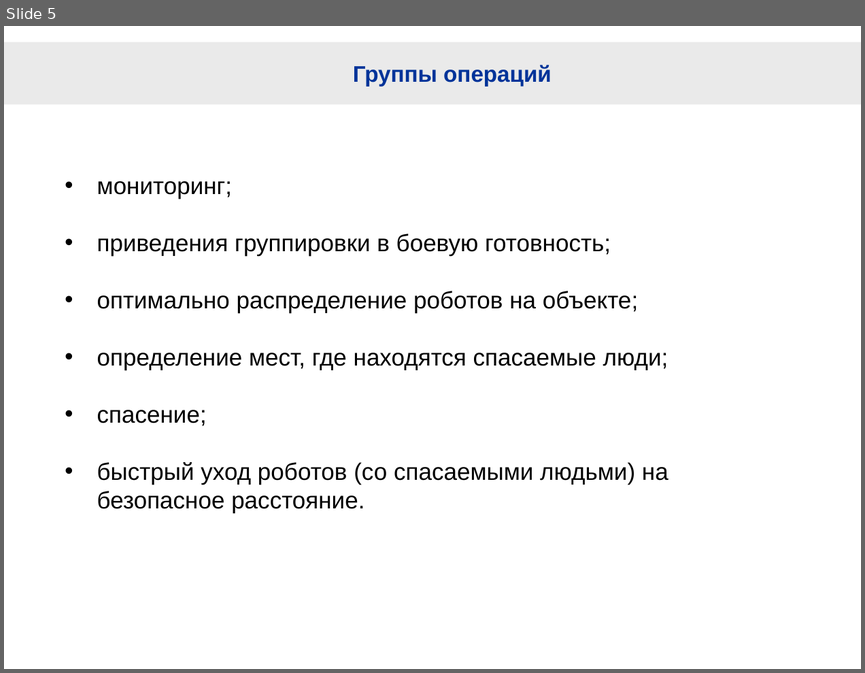
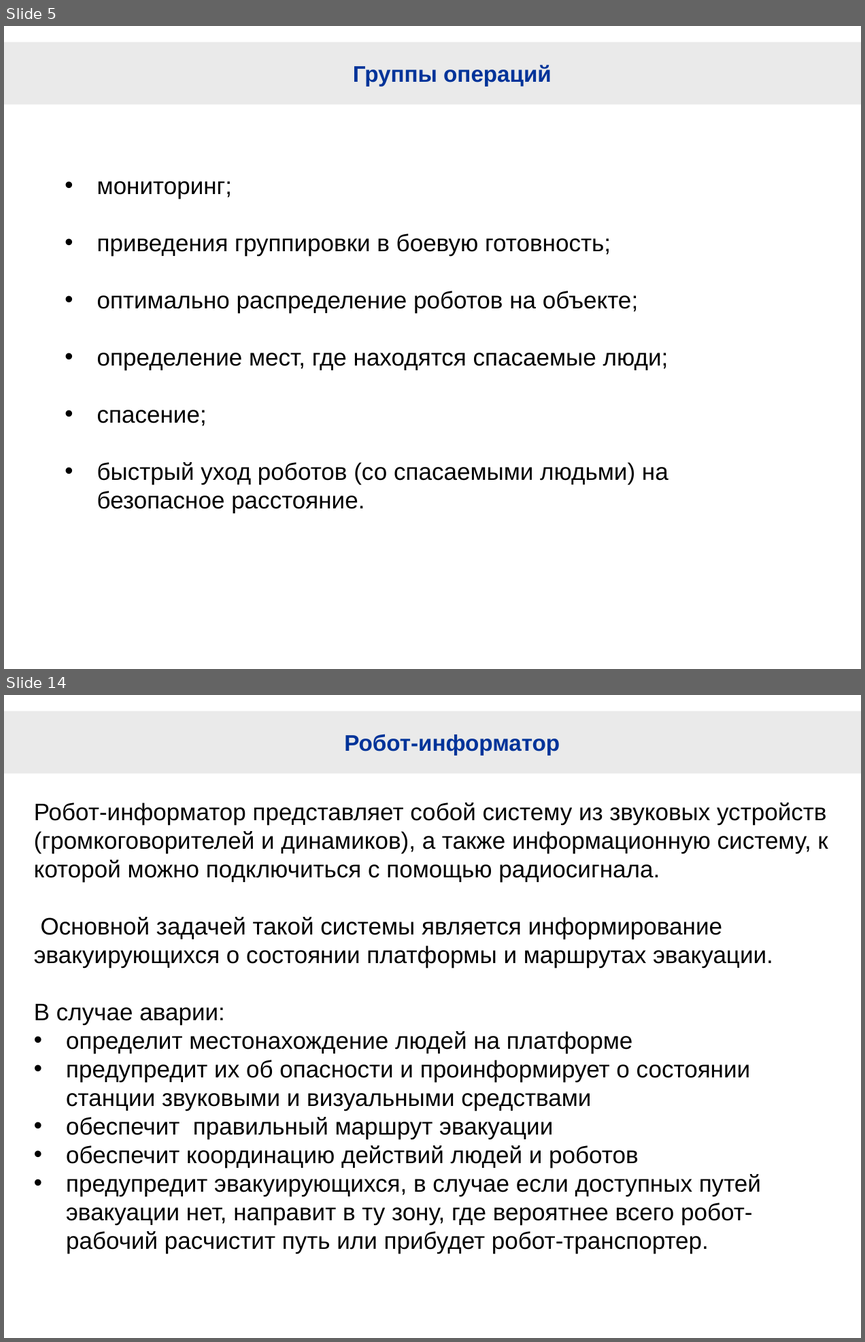
Before and after one commit to hellraptor/RescueRobots, a slide deck: RescueRobotsForNN.pptx. Shown one above the other, each under a label of ours: slide 5 before the commit, slides 5 and 14 after it; the slides between them are not shown. The pictures are 865x673 and 865x1342 pixels, drawn with LibreOffice and Linux fonts; fonts in the diff are those of the drawing; background and template pictures are left out. Boxes give left, top, right and bottom in pixels: in the first picture for what was removed or moved away, otherwise in the second. Text is boxed around its words. In the diff, an @@ line names an element or a change of style, - is before the commit and + after.

```diff
--- a/RescueRobotsForNN.pptx
+++ b/RescueRobotsForNN.pptx
@@ slide 14 added at [4,695,861,1338], background #FFFFFF; not listed: 1 template element that a slide beside it also shows @@
@@ title added at [344,734,560,756], 19 pt, text #003399, bold @@
+Робот-информатор
@@ text added at [34,802,827,1253], 20 pt, text #000000 @@
+Робот-информатор представляет собой систему из звуковых устройств (громкоговорителей и динамиков), а также информационную систему, к которой можно подключиться с помощью радиосигнала.
+Основной задачей такой системы является информирование эвакуирующихся о состоянии платформы и маршрутах эвакуации.
+В случае аварии:
+• определит местонахождение людей на платформе
+• предупредит их об опасности и проинформирует о состоянии станции звуковыми и визуальными средствами
+• обеспечит правильный маршрут эвакуации
+• обеспечит координацию действий людей и роботов
+• предупредит эвакуирующихся, в случае если доступных путей эвакуации нет, направит в ту зону, где вероятнее всего робот-рабочий расчистит путь или прибудет робот-транспортер.
```
Also in this commit, not shown: 1 slide changed, 9 other slides added, 3 slides removed, 1 other file.
